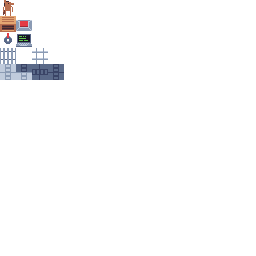
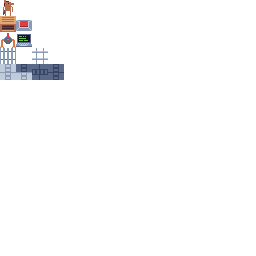
Layer changes from the first 256×256 image to the second:
painted on "Layer 2" over [0, 39, 16, 48]
